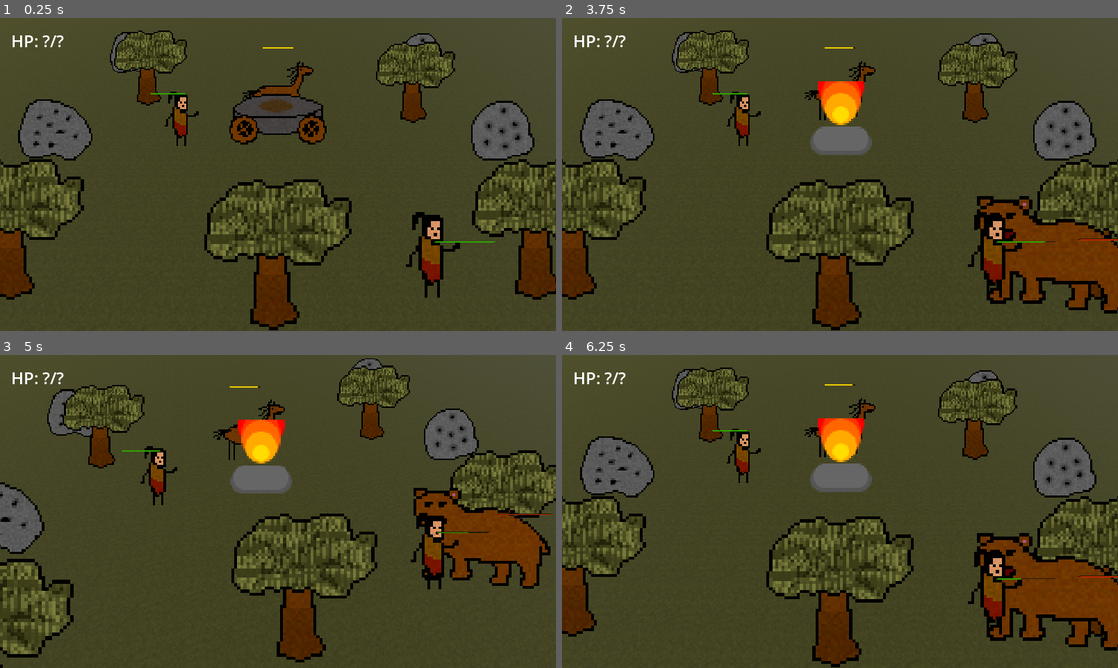
Above: before the commit, frames 1-4 (two rows, left to right).
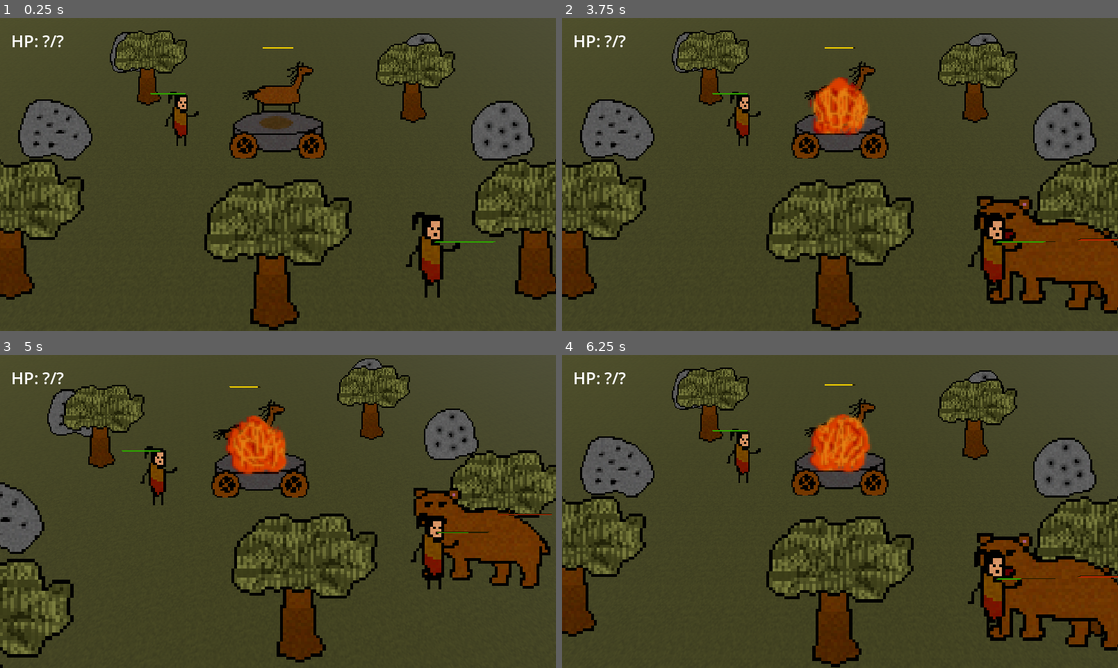
Above: after the commit, the same moments.

Repository: EnesBaytekin/har
Game: Godot game, scene res://scenes/test/test_scene.tscn
Two runs of this game, one before a commit and one after it. Both use one fixed random seed, a clock stepped at 60 frames per second and the inputs below.
Inputs:
- Up to frame 1 (0.25 s): no input
- Up to frame 2 (3.75 s): tap Enter at 0.5, 2, 2.1 s; tap 8 at 0.6 s; tap Space at 1.25, 3.5 s; tap 9 at 1.35 s; tap 0 at 2.85 s; tap 4 at 3.6 s
- Up to frame 3 (5 s): tap 8 at 4.35 s
- Up to frame 4 (6.25 s): tap 9 at 5.1 s; tap Enter at 5.85 s

The runs differ from the first frame. In frame 1, 2.6% of the frame differs, in the area x 41-59%, y 24-45%; in frame 2, 3.2%; in frame 3, 3.3%, in the area x 38-56%, y 19-46%; in frame 4, 3.2%.

Commit message:
refactor: update wagon and fire images

Diff:
--- a/project.godot
+++ b/project.godot
@@ -78,7 +78,6 @@
 "events": [Object(InputEventKey,"resource_local_to_scene":false,"resource_name":"","device":0,"window_id":0,"alt_presse …(191 unchanged characters)…
 ]
 }
-
 p0_throw={
 "deadzone": 0.5,
 "events": [Object(InputEventKey,"resource_local_to_scene":false,"resource_name":"","device":0,"window_id":0,"alt_presse …(191 unchanged characters)…
@@ -89,7 +88,6 @@
 "events": [Object(InputEventKey,"resource_local_to_scene":false,"resource_name":"","device":0,"window_id":0,"alt_presse …(191 unchanged characters)…
 ]
 }
-
 
 [input_devices]
 
--- /dev/null
+++ b/scenes/global/billboard_pivot.gd
@@ -0,0 +1,17 @@
+extends Node3D
+
+## Bu Node3D'yi Y ekseninde kameraya döndürür (billboard).
+## Child sprite'ları da beraber döner, tek bir pivot'tan döndüğü için
+## tüm sprite'lar mükemmel hizalanır.
+
+func _process(_delta: float) -> void:
+	var cam := get_viewport().get_camera_3d()
+	if not cam:
+		return
+	# Kameranın dünya Y'sindeki yönü (sprite'tan kameraya)
+	var dir := cam.global_position - global_position
+	dir.y = 0
+	if dir.length_squared() < 0.001:
+		return
+	# Y'de sadece döndür
+	look_at(global_position + dir, Vector3.UP)
--- a/scenes/test/test_scene.tscn
+++ b/scenes/test/test_scene.tscn
@@ -93,10 +93,10 @@
 [node name="Rock5" parent="Rocks" unique_id=2074462904 instance=ExtResource("6_r")]
 transform = Transform3D(1, 0, 0, 0, 1, 0, 0, 0, 1, 0, 0, 7)
 
-[node name="Bear" parent="." instance=ExtResource("7_b")]
+[node name="Bear" parent="." unique_id=579293447 instance=ExtResource("7_b")]
 transform = Transform3D(1, 0, 0, 0, 1, 0, 0, 0, 1, 9, 0, 2)
 
-[node name="Wolf" parent="." instance=ExtResource("9_w")]
+[node name="Wolf" parent="." unique_id=656998440 instance=ExtResource("9_w")]
 transform = Transform3D(1, 0, 0, 0, 1, 0, 0, 0, 1, -8, 0, 7)
 
-[node name="HealthUI" parent="." instance=ExtResource("8_u")]
+[node name="HealthUI" parent="." unique_id=1561107772 instance=ExtResource("8_u")]
--- a/scenes/wagon/wagon.gd
+++ b/scenes/wagon/wagon.gd
@@ -14,20 +14,24 @@
 	get():
 		return fire_level
 
-const FIRE_TEXTURES := {
-	0: preload("res://assets/sprites/wagon_fire_0.png"),
-	1: preload("res://assets/sprites/wagon_fire_1.png"),
-	2: preload("res://assets/sprites/wagon_fire_2.png"),
-	3: preload("res://assets/sprites/wagon_fire_3.png"),
-	4: preload("res://assets/sprites/wagon_fire_4.png"),
-}
+var _target: Node3D = null
+var _fire_anim_time: float = 0.0
+const FIRE_ANIM_SPEED: float = 15.0
 
-var _target: Node3D = null
+var _wagon_img: Image = null
+var _fire_img: Image = null
+var _cached_textures: Dictionary = {}
 
 func _ready():
 	add_to_group("wagons")
 	if target_node:
 		_target = get_node(target_node) as Node3D
+	_wagon_img = Image.new()
+	var wpath := ProjectSettings.globalize_path("res://assets/sprites/wagon.png")
+	_wagon_img.load(wpath)
+	_fire_img = Image.new()
+	var fpath := ProjectSettings.globalize_path("res://assets/sprites/fire.png")
+	_fire_img.load(fpath)
 	_update_texture()
 
 func get_fire_level() -> int:
@@ -39,36 +43,73 @@
 		if key >= KEY_0 and key <= KEY_4:
 			fire_level = key - KEY_0
 
+func _process(delta: float) -> void:
+	if fire_level <= 0:
+		return
+	_fire_anim_time += delta * FIRE_ANIM_SPEED
+	var col := int(_fire_anim_time) % 5
+	var cache_key := "l%d_f%d" % [fire_level, col]
+	if not _cached_textures.has(cache_key):
+		_cached_textures[cache_key] = _combine_textures(fire_level - 1, col)
+	var sprite := $Sprite3D as Sprite3D
+	if sprite:
+		sprite.texture = _cached_textures[cache_key]
+
+func _combine_textures(row: int, col: int) -> Texture2D:
+	if not _fire_img or not _wagon_img:
+		return load("res://assets/sprites/wagon.png")
+
+	var fw := 45
+	var fh := 45
+	var fx := col * fw
+	var fy := row * fh
+	var fire_frame := _fire_img.get_region(Rect2(fx, fy, fw, fh))
+
+	var combined := Image.create(52, 45, false, Image.FORMAT_RGBA8)
+	combined.fill(Color(0, 0, 0, 0))
+	combined.blit_rect(_wagon_img, Rect2(0, 0, 52, 27), Vector2(0, 18))
+	combined.blend_rect(fire_frame, Rect2(0, 0, fw, fh), Vector2(3, 0))
+
+	return ImageTexture.create_from_image(combined)
+
 func _update_texture():
 	var sprite := $Sprite3D as Sprite3D
 	if not sprite:
 		return
-	if FIRE_TEXTURES.has(fire_level):
-		sprite.texture = FIRE_TEXTURES[fire_level]
+	if not _wagon_img:
+		sprite.texture = load("res://assets/sprites/wagon.png")
+		return
+
+	# Her zaman 52×45 canvas kullan (fire level 0'da da aynı boyut)
+	var combined := Image.create(52, 45, false, Image.FORMAT_RGBA8)
+	combined.fill(Color(0, 0, 0, 0))
+	combined.blit_rect(_wagon_img, Rect2(0, 0, 52, 27), Vector2(0, 18))
+
+	if fire_level > 0 and _fire_img:
+		var cache_key := "l%d_f0" % fire_level
+		if not _cached_textures.has(cache_key):
+			_cached_textures[cache_key] = _combine_textures(fire_level - 1, 0)
+		if _cached_textures.has(cache_key):
+			sprite.texture = _cached_textures[cache_key]
+			_fire_anim_time = 0.0
+			return
+
+	sprite.texture = ImageTexture.create_from_image(combined)
 
 func _physics_process(delta: float) -> void:
 	var horse := _target
 	if not horse or not is_instance_valid(horse):
 		return
-
-	# At ile vagon arasındaki yatay uzaklık
 	var offset := global_position - horse.global_position
 	offset.y = 0
 	var dist := offset.length()
-
 	if dist > max_distance:
-		# Çember dışına çıktı → atın etrafındaki çemberin kenarına çek
 		var dir := offset.normalized()
 		var target := horse.global_position + dir * max_distance
 		target.y = global_position.y
-
-		# Üstel yumuşak geçişle hedefe yaklaş
 		var t := 1.0 - exp(-follow_speed * delta)
 		var new_pos := global_position.lerp(target, t)
-
 		velocity = (new_pos - global_position) / delta
 	else:
-		# Çember içinde → yavaşça dur
 		velocity = velocity.lerp(Vector3.ZERO, 1.0 - exp(-10.0 * delta))
-
 	move_and_slide()
Binary file added: assets/sprites/fire.png
Not shown, added: assets/sprites/fire.png.import
Binary file changed: assets/sprites/wagon.png
Not shown, added: scenes/global/billboard_pivot.gd.uid
Not shown: 1 places in scenes/test/test_scene.tscn that only renumber resources
Not shown: 1 places in scenes/wagon/wagon.tscn that only renumber resources
